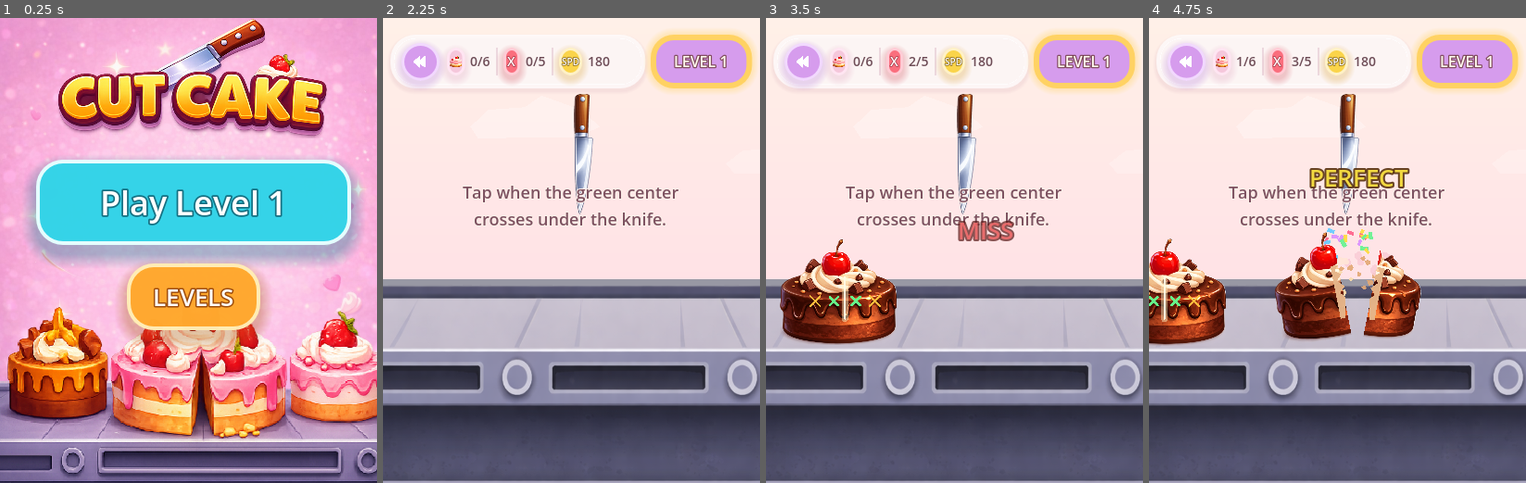
Above: before the commit, frames 1-4 (left to right).
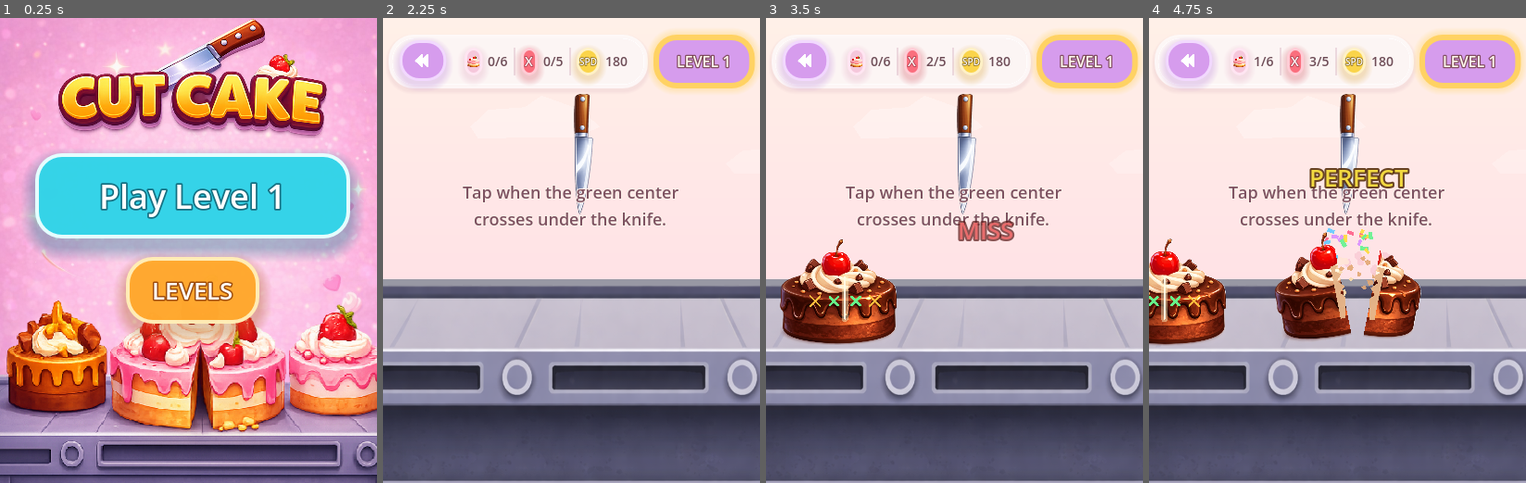
Above: after the commit, the same moments.

Repository: alex827a/Cut-Cake
Game: Godot game, scene res://MainMenu.tscn
Two runs of this game, one before a commit and one after it. Both use one fixed random seed, a clock stepped at 60 frames per second and the inputs below. Sound files missing from this copy of the repository are replaced by a short silence.
Inputs (mouse positions are in pixels of both pictures, inside the frame that each line leads up to; where the layout moved, square brackets give the same spot in the first picture):
- Up to frame 1 (0.25 s): no input
- Up to frame 2 (2.25 s): click "Play Level 1" at 0.5 s; click (435, 59) [432, 59] at 1.25 s; click "Play Level 1" at 2 s
- Up to frame 3 (3.5 s): tap Enter (ui_accept) at 2.75, 3.02 s; move the mouse to (1037, 227) at 2.77 s; click (1037, 227) at 2.92 s
- Up to frame 4 (4.75 s): move the mouse to (1262, 273) at 3.52 s; click (1262, 273) at 3.67 s; tap Enter (ui_accept) at 3.77 s; move the mouse to (1375, 148) at 4.27 s; click (1375, 148) at 4.42 s

The runs differ from the first frame. In frame 1, 33% of the frame differs, in the area x 0-100%, y 28-100%; in frame 2, 2.9%; in frame 3, 2.9%; in frame 4, 2.9%.

Commit message:
last fix

Diff:
--- a/GameManager.gd
+++ b/GameManager.gd
@@ -434,7 +434,7 @@
 	cake_icon.custom_minimum_size = Vector2(24.0 * compact_scale, 24.0 * compact_scale)
 	miss_icon_bg.custom_minimum_size = Vector2(32.0 * compact_scale, 32.0 * compact_scale)
 	speed_icon_bg.custom_minimum_size = Vector2(32.0 * compact_scale, 32.0 * compact_scale)
-	menu_button.custom_minimum_size = Vector2(32.0 * compact_scale, 32.0 * compact_scale)
+	menu_button.custom_minimum_size = Vector2(96.0 * compact_scale, 48.0 * compact_scale)
 	divider_a.custom_minimum_size = Vector2(2.0, 26.0 * compact_scale)
 	divider_b.custom_minimum_size = Vector2(2.0, 26.0 * compact_scale)
 
--- a/MainMenu.tscn
+++ b/MainMenu.tscn
@@ -473,10 +473,10 @@
 anchor_top = 0.16
 anchor_right = 0.92
 anchor_bottom = 0.95
-offset_left = -63.559998
-offset_top = 54.68
-offset_right = 75.56
-offset_bottom = 238.1
+offset_left = -64.56
+offset_top = 47.68
+offset_right = 74.56
+offset_bottom = 231.1
 theme_override_styles/panel = SubResource("StyleBoxTexture_cqjrg")
 
 [node name="Margin" type="MarginContainer" parent="MenuPanel" unique_id=149512783]
@@ -515,6 +515,7 @@
 custom_minimum_size = Vector2(340, 92)
 layout_mode = 2
 size_flags_horizontal = 4
+size_flags_vertical = 6
 theme_override_colors/font_color = Color(1, 1, 1, 1)
 theme_override_colors/font_focus_color = Color(1, 1, 1, 1)
 theme_override_colors/font_pressed_color = Color(1, 1, 1, 1)
@@ -528,7 +529,7 @@
 theme_override_styles/hover = SubResource("StyleBoxFlat_play_button_hover")
 theme_override_styles/disabled = SubResource("StyleBoxFlat_play_button")
 theme_override_styles/focus = SubResource("StyleBoxFlat_play_button_hover")
-text = "PLAY"
+text = "PLAY LEVEL 1"
 script = ExtResource("3_fx")
 
 [node name="LevelSelectButton" type="Button" parent="MenuPanel/Margin/Content/MenuButtons" unique_id=1122457800]
@@ -624,7 +625,7 @@
 script = ExtResource("3_fx")
 
 [node name="PrivacyPolicyButton" type="Button" parent="MenuPanel/Margin/Content/UtilityButtons" unique_id=1067552185]
-custom_minimum_size = Vector2(220, 58)
+custom_minimum_size = Vector2(120, 58)
 layout_mode = 2
 size_flags_horizontal = 4
 theme_override_colors/font_color = Color(1, 1, 1, 1)
@@ -872,6 +873,7 @@
 color = Color(0.02, 0.03, 0.06, 0.82)
 
 [node name="LevelSelectPanel" type="PanelContainer" parent="LevelSelectOverlay" unique_id=391015721]
+self_modulate = Color(1, 0.988235, 0.984314, 1)
 layout_mode = 1
 anchors_preset = -1
 anchor_left = 0.06
@@ -883,7 +885,6 @@
 offset_right = 6.799988
 offset_bottom = -79.599976
 theme_override_styles/panel = SubResource("StyleBoxFlat_overlay_panel")
-self_modulate = Color(1, 0.988235, 0.984314, 1)
 
 [node name="Margin" type="MarginContainer" parent="LevelSelectOverlay/LevelSelectPanel" unique_id=1852263695]
 layout_mode = 2
@@ -909,7 +910,6 @@
 layout_mode = 2
 size_flags_vertical = 3
 horizontal_scroll_mode = 0
-theme_override_constants/scroll_bar_separation = 12
 
 [node name="LevelGridCenter" type="CenterContainer" parent="LevelSelectOverlay/LevelSelectPanel/Margin/Content/LevelGridScroll" unique_id=170598190]
 custom_minimum_size = Vector2(0, 260)
--- a/PrototypeGame.tscn
+++ b/PrototypeGame.tscn
@@ -9,7 +9,6 @@
 [ext_resource type="PackedScene" path="res://CakePiece.tscn" id="5"]
 [ext_resource type="Resource" uid="uid://bam8dh201gad2" path="res://PrototypeLevels.tres" id="6"]
 [ext_resource type="Texture2D" uid="uid://ijosm2163u1w" path="res://cake_icon.png" id="9_7rt7g"]
-[ext_resource type="Texture2D" uid="uid://da2g2ldymggrr" path="res://back.png" id="10_kru3w"]
 [ext_resource type="Texture2D" uid="uid://b7p0pycvtp7yo" path="res://backward-button-white-icon.png" id="11_pf4o8"]
 
 [sub_resource type="Shader" id="1"]
@@ -357,7 +356,7 @@
 [node name="HudPanel" type="PanelContainer" parent="UI" unique_id=1717814981]
 anchors_preset = 10
 anchor_right = 1.0
-offset_left = -160.0
+offset_left = -178.0
 offset_top = 10.0
 offset_right = 146.5
 offset_bottom = 83.0
@@ -394,7 +393,7 @@
 alignment = 1
 
 [node name="MenuButton" type="TextureButton" parent="UI/HudPanel/Margin/HudRow/StatsBar/StatsMargin/StatsRow" unique_id=281581292]
-custom_minimum_size = Vector2(44, 44)
+custom_minimum_size = Vector2(112, 56)
 layout_mode = 2
 tooltip_text = "Main Menu"
 mouse_filter = 1
@@ -402,10 +401,10 @@
 [node name="Chevron" type="Control" parent="UI/HudPanel/Margin/HudRow/StatsBar/StatsMargin/StatsRow/MenuButton" unique_id=281581293]
 visible = false
 anchors_preset = 0
-offset_left = 2.5
-offset_top = -6.0
-offset_right = 31.5
-offset_bottom = 43.0
+offset_left = -20.0
+offset_top = 1.0
+offset_right = 43.0
+offset_bottom = 50.0
 mouse_filter = 2
 
 [node name="TopStroke" type="ColorRect" parent="UI/HudPanel/Margin/HudRow/StatsBar/StatsMargin/StatsRow/MenuButton/Chevron" unique_id=281581294]
@@ -437,18 +436,16 @@
 offset_top = 5.0
 offset_right = 35.0
 offset_bottom = 46.0
-texture = ExtResource("10_kru3w")
 expand_mode = 1
 
 [node name="MenuBadge" type="PanelContainer" parent="UI/HudPanel/Margin/HudRow/StatsBar/StatsMargin/StatsRow/MenuButton" unique_id=281581297]
 layout_mode = 1
-anchors_preset = -1
-anchor_top = -0.022000002
+anchors_preset = 15
 anchor_right = 1.0
 anchor_bottom = 1.0
-offset_left = -25.5
-offset_top = -4.0099998
-offset_right = -2.5
+offset_left = -9.75
+offset_top = -8.0
+offset_right = -13.75
 offset_bottom = 6.0
 grow_horizontal = 2
 grow_vertical = 2
@@ -461,15 +458,6 @@
 texture = ExtResource("11_pf4o8")
 expand_mode = 1
 stretch_mode = 5
-
-[node name="SpeedIcon" type="Label" parent="UI/HudPanel/Margin/HudRow/StatsBar/StatsMargin/StatsRow/MenuButton/MenuBadge" unique_id=707299289]
-layout_mode = 2
-theme_override_colors/font_color = Color(1, 1, 1, 1)
-theme_override_colors/font_outline_color = Color(0.76, 0.54, 0.12, 0.75)
-theme_override_constants/outline_size = 3
-theme_override_font_sizes/font_size = 14
-horizontal_alignment = 1
-vertical_alignment = 1
 
 [node name="CakeIconBg" type="PanelContainer" parent="UI/HudPanel/Margin/HudRow/StatsBar/StatsMargin/StatsRow" unique_id=281581296]
 custom_minimum_size = Vector2(44, 44)
